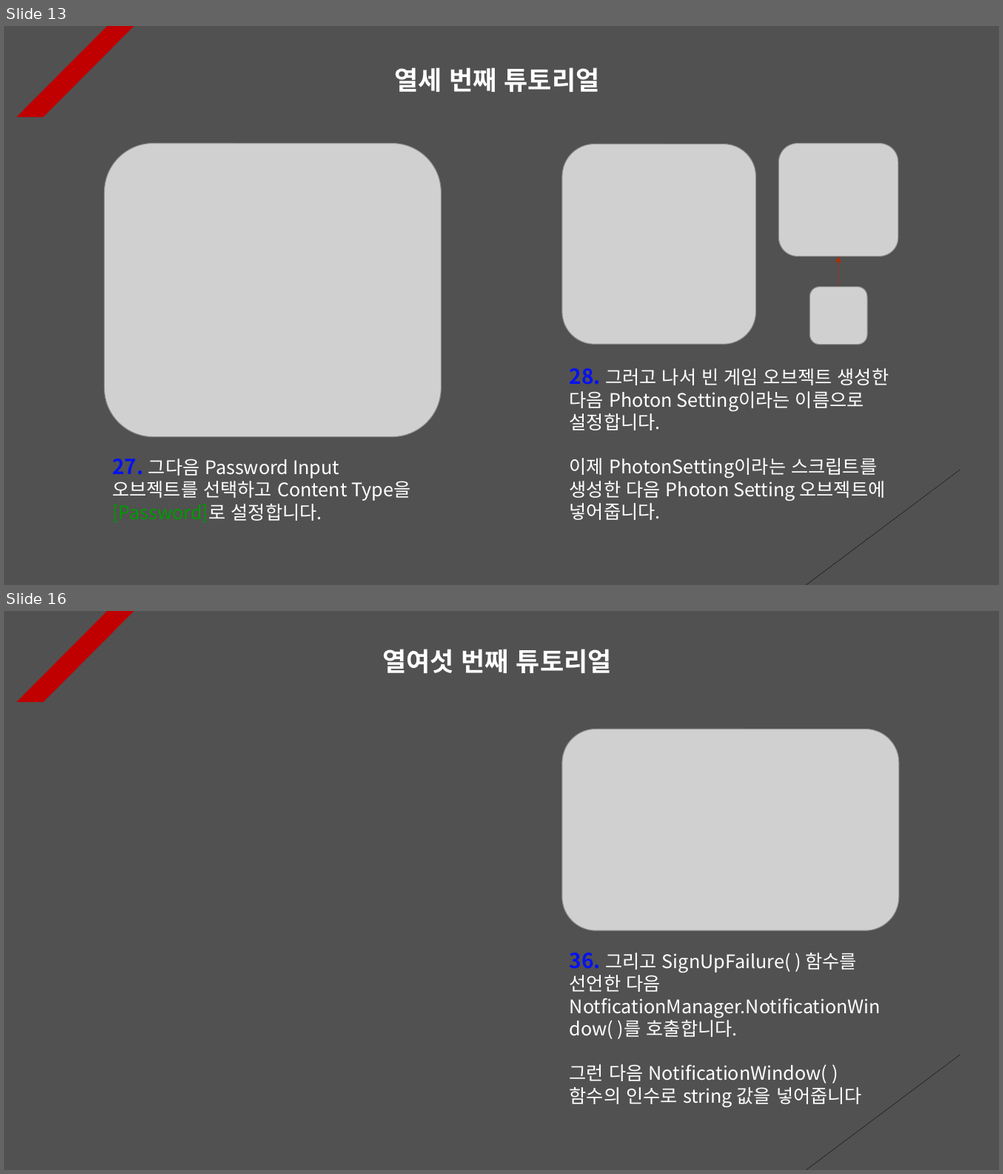
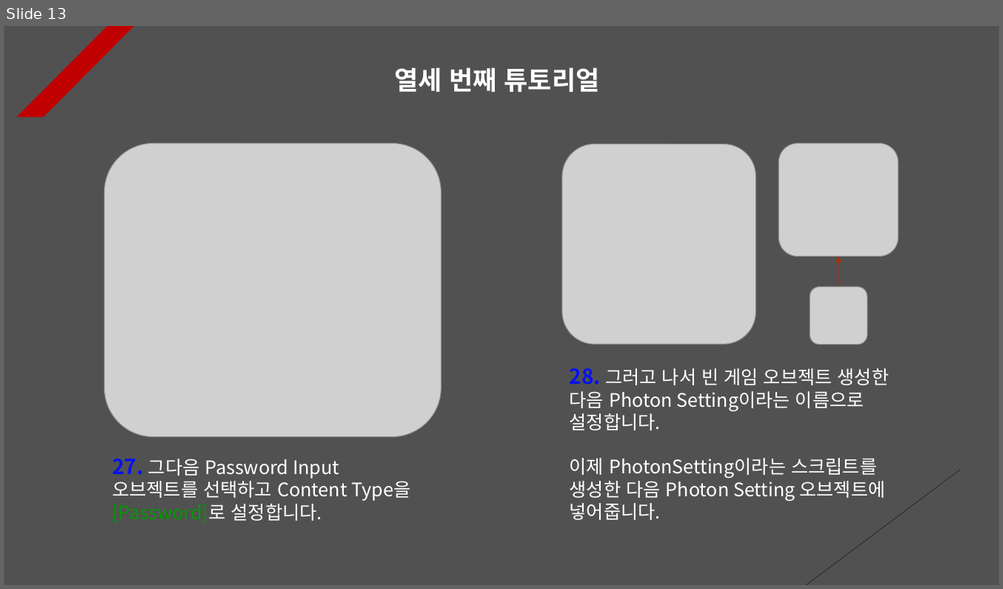
Before and after one commit to 7433jun/PhotonServer, a slide deck: Assets/PPT Data/Photon PlayFab.pptx. Shown one above the other, each under a label of ours: slides 13 and 16 before the commit, slide 13 after it; the slides between them are not shown. The pictures are 1003x1174 and 1003x589 pixels, drawn with LibreOffice and Linux fonts; fonts in the diff are those of the drawing; grey boxes stand for pictures. Boxes give left, top, right and bottom in pixels: in the first picture for what was removed or moved away, otherwise in the second. Text is boxed around its words. In the diff, an @@ line names an element or a change of style, - is before the commit and + after.

```diff
--- a/Assets/PPT Data/Photon PlayFab.pptx
+++ b/Assets/PPT Data/Photon PlayFab.pptx
@@ slide 16 removed at [4, 611, 999, 1170], background #515151; not listed: 2 template elements that a slide beside it also shows @@
@@ text removed at [383, 649, 612, 673] @@
-열여섯 번째 튜토리얼
@@ picture removed at [562, 729, 899, 931] @@
@@ text removed at [569, 953, 880, 1108] @@
-36. 그리고 SignUpFailure( ) 함수를 선언한 다음 NotficationManager.NotificationWindow( )를 호출합니다.
-그런 다음 NotificationWindow( ) 함수의 인수로 string 값을 넣어줍니다
```
Also in this commit, not shown: 7 slides changed, 1 other slide removed, 45 other files.
